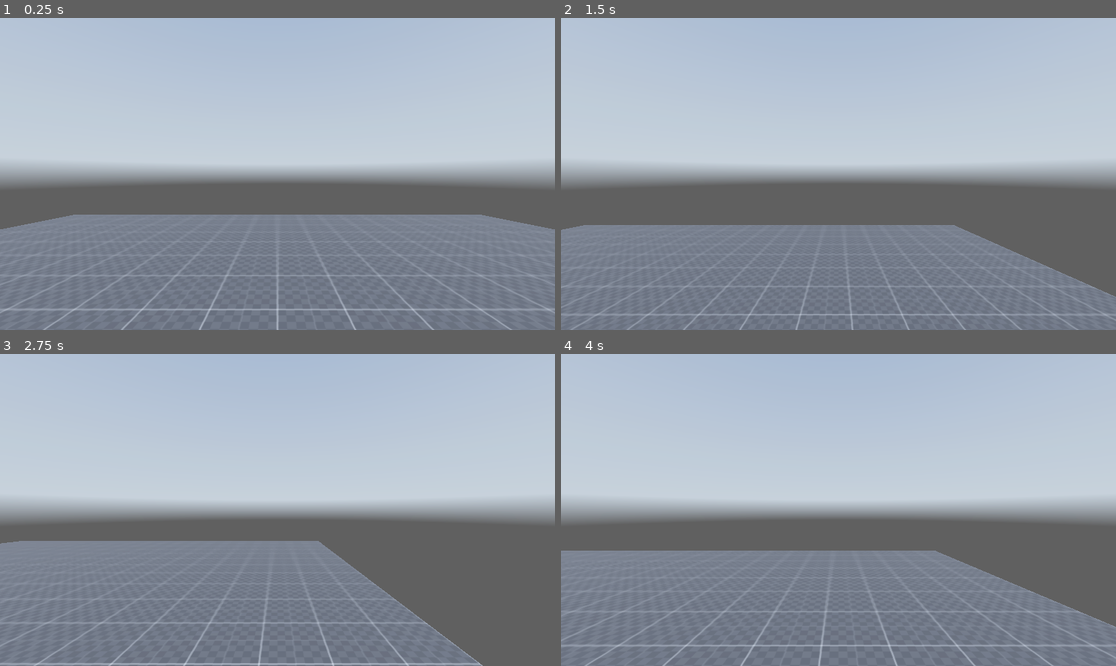
Above: before the commit, frames 1-4 (two rows, left to right).
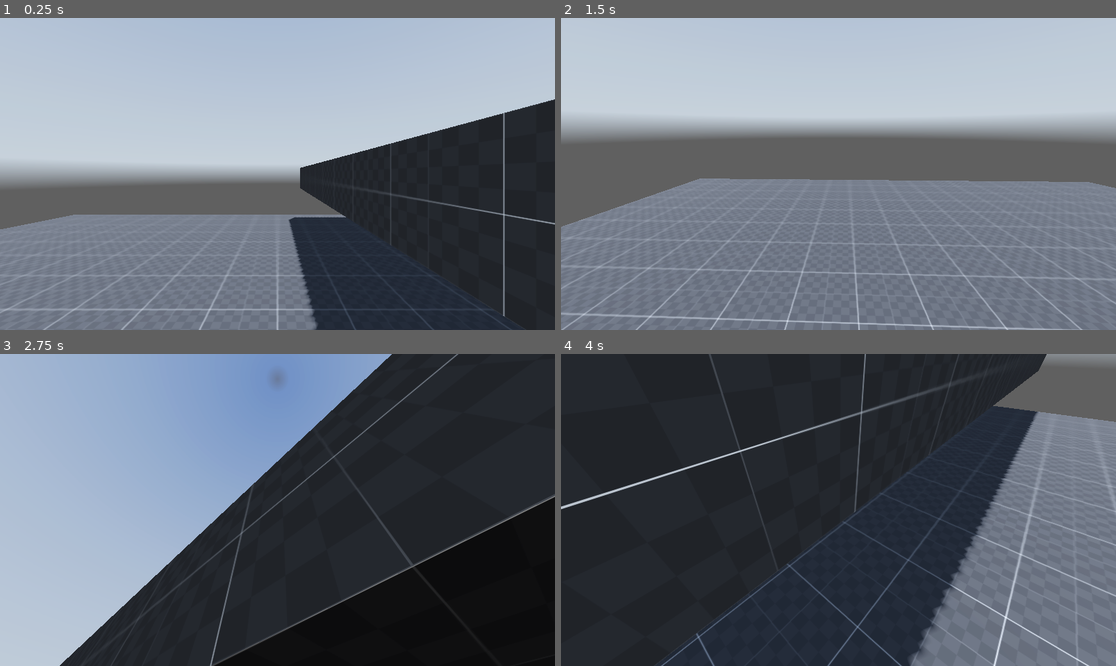
Above: after the commit, the same moments.

Repository: MikudayoJP/playground
Game: Godot game, scene res://scenes/main.tscn
The game is run twice, just before and just after one commit, with the same random seed, the same clock (stepped at 60 frames per second) and the same inputs. A sky picture missing from this copy of the repository is replaced by a grey-blue gradient.
Inputs (mouse positions are in pixels of both pictures, inside the frame that each line leads up to):
- Up to frame 1 (0.25 s): no input
- Up to frame 2 (1.5 s): tap Enter at 0.5 s; move the mouse to (960, 158) at 0.52 s; hold D (right) 0.53-1.28 s; hold Ctrl (crouch) 0.53-1.28 s; tap Space (jump) at 0.77, 1.07 s; tap Shift (sprint) at 0.8, 1.35 s; move the mouse to (727, 189) at 1.27 s; hold S (backward) from 1.28 s (still down)
- Up to frame 3 (2.75 s): tap Space (jump) at 1.52, 1.55, 1.82, 2.1 s; move the mouse to (333, 441) at 2.02 s; release S (backward) at 2.03 s; hold D (right) from 2.03 s (still down); hold Ctrl (crouch) from 2.03 s (still down)
- Up to frame 4 (4 s): move the mouse to (810, 572) at 2.77 s; release D (right) at 2.78 s; release Ctrl (crouch) at 2.78 s; hold W (forward) 2.78-3.53 s; tap Ctrl (crouch) at 2.85 s; tap Space (jump) at 3.02, 3.32, 3.77, 3.8 s; tap Shift (sprint) at 3.05 s; move the mouse to (1005, 556) at 3.52 s; hold A (left) from 3.53 s (still down); hold Shift (sprint) from 3.53 s (still down)

The runs differ from the first frame. In frame 1, 28% of the frame differs, in the area x 51-100%, y 26-100%; in frame 2, 37%; in frame 3, 95%, in the area x 0-100%, y 0-100%; in frame 4, 92%.

Commit message:
finished(-ish) Character Controller

Diff:
--- a/project.godot
+++ b/project.godot
@@ -14,6 +14,10 @@
 run/main_scene="res://scenes/main.tscn"
 config/features=PackedStringArray("4.2", "Forward Plus")
 config/icon="res://assets/icons/Karlach.png"
+
+[display]
+
+window/vsync/vsync_mode=0
 
 [dotnet]
 
--- a/scenes/main.tscn
+++ b/scenes/main.tscn
@@ -22,9 +22,18 @@
 
 [sub_resource type="CapsuleShape3D" id="CapsuleShape3D_4yhfm"]
 
+[sub_resource type="CapsuleShape3D" id="CapsuleShape3D_jvisy"]
+height = 1.2
+
 [node name="world" type="Node3D"]
 
 [node name="stage" type="Node3D" parent="."]
+
+[node name="CSGBox3D2" type="CSGBox3D" parent="stage"]
+transform = Transform3D(1, 0, 0, 0, 1, 0, 0, 0, 1, 11.114, 1.8, 0)
+use_collision = true
+size = Vector3(20, 1, 20)
+material = SubResource("StandardMaterial3D_ktt5v")
 
 [node name="CSGBox3D" type="CSGBox3D" parent="stage"]
 transform = Transform3D(1, 0, 0, 0, 1, 0, 0, 0, 1, 0, -0.5, 0)
@@ -45,10 +54,19 @@
 transform = Transform3D(1, 0, 0, 0, 1, 0, 0, 0, 1, 0, 0.999666, 0)
 script = ExtResource("3_scwxa")
 
-[node name="CollisionShape3D" type="CollisionShape3D" parent="player"]
+[node name="standing_collison_shape" type="CollisionShape3D" parent="player"]
 shape = SubResource("CapsuleShape3D_4yhfm")
+
+[node name="crouching_collison_shape" type="CollisionShape3D" parent="player"]
+transform = Transform3D(1, 0, 0, 0, 1, 0, 0, 0, 1, 0, -0.4, 0)
+shape = SubResource("CapsuleShape3D_jvisy")
+disabled = true
 
 [node name="head (pivot)" type="Node3D" parent="player"]
 transform = Transform3D(1, 0, 0, 0, 1, 0, 0, 0, 1, 0, 1, 0)
 
 [node name="Camera3D" type="Camera3D" parent="player/head (pivot)"]
+
+[node name="RayCast3D" type="RayCast3D" parent="player"]
+transform = Transform3D(1, 0, 0, 0, 1, 0, 0, 0, 1, 0, -0.999644, 0)
+target_position = Vector3(0, 2, 0)
--- a/scripts/player.gd
+++ b/scripts/player.gd
@@ -1,32 +1,103 @@
 extends CharacterBody3D
 
+# Player nodes
 
-const SPEED = 5.0
-const JUMP_VELOCITY = 4.5
+@onready var head = $"head (pivot)"
+@onready var standing_collison_shape = $standing_collison_shape
+@onready var crouching_collison_shape = $crouching_collison_shape
+@onready var ray_cast_3D = $RayCast3D
+
+# Speed and mouse_sens vars
+
+@export var walking_speed = 5.0
+@export var sprinting_speed = 8.0
+@export var crouching_speed = 3.0
+@export var lerp_speed = 10.0
+@export var mouse_sens = 0.4
+
+# Input vars
 
 # Get the gravity from the project settings to be synced with RigidBody nodes.
 var gravity = ProjectSettings.get_setting("physics/3d/default_gravity")
+var current_speed = 5.0
+var crouching_depth = 0
+var camera_height = 1.0
+var direction = Vector3.ZERO
+
+const jump_velocity = 4.5
 
 
+func _ready():
+
+	#Responsible for mouse not leaving game windwos
+	Input.set_mouse_mode(Input.MOUSE_MODE_CAPTURED)
+
+func _input(event):
+
+	#moving the camera
+
+	if event is InputEventMouseMotion:
+		#rotates head on y axis on player node?
+		rotate_y(deg_to_rad(-event.relative.x * mouse_sens))
+
+		#rotates head on x axis via head var
+		head.rotate_x(deg_to_rad(-event.relative.y * mouse_sens))
+
+		#player not being able to rotate head 360 deg on x axis
+		head.rotation.x = clamp(head.rotation.x, deg_to_rad(-89), deg_to_rad(89))
+
 func _physics_process(delta):
+
+	#crouching
+
+	if Input.is_action_pressed("crouch"):
+		#updates speed for crouching
+		current_speed = crouching_speed
+
+		#changes camera position on y axis to represent crouching; lerp for smoother change
+		head.position.y = lerp(head.position.y,camera_height * crouching_depth, delta * lerp_speed)
+
+		#updates collison to represent camera change
+		standing_collison_shape.disabled = true
+		crouching_collison_shape.disabled = false
+
+	#raycast checks if collison is above player
+	elif not ray_cast_3D.is_colliding():
+
+	#standing
+
+		#updates collison to represent camera change
+		standing_collison_shape.disabled = false
+		crouching_collison_shape.disabled = true
+
+		#changes camera position on y axis to represent standing; lerp for smoother change
+		head.position.y = lerp(head.position.y,camera_height, delta * lerp_speed)
+
+		#sprinting; carefull this if is in another if and needs to be there for player could sprint while crouching (change if other effect is wanted)
+		if Input.is_action_pressed("sprint"):
+			current_speed = sprinting_speed
+		else:
+			current_speed = walking_speed
+
 	# Add the gravity.
 	if not is_on_floor():
 		velocity.y -= gravity * delta
 
 	# Handle jump.
 	if Input.is_action_just_pressed("jump") and is_on_floor():
-		velocity.y = JUMP_VELOCITY
+		velocity.y = jump_velocity
 
 	# Get the input direction and handle the movement/deceleration.
 	# As good practice, you should replace UI actions with custom gameplay actions.
 	var input_dir = Input.get_vector("left", "right", "forward", "backward")
-	var direction = (transform.basis * Vector3(input_dir.x, 0, input_dir.y)).normalized()
+	#added lerp for smoother transition
+	direction = lerp(direction, (transform.basis * Vector3(input_dir.x, 0, input_dir.y)).normalized(), delta*lerp_speed)
 
 	if direction:
-		velocity.x = direction.x * SPEED
-		velocity.z = direction.z * SPEED
+		velocity.x = direction.x * current_speed
+		velocity.z = direction.z * current_speed
 	else:
-		velocity.x = move_toward(velocity.x, 0, SPEED)
-		velocity.z = move_toward(velocity.z, 0, SPEED)
+		velocity.x = move_toward(velocity.x, 0, current_speed)
+		velocity.z = move_toward(velocity.z, 0, current_speed)
 
 	move_and_slide()
Not shown: 1 places in scenes/main.tscn that only renumber resources
